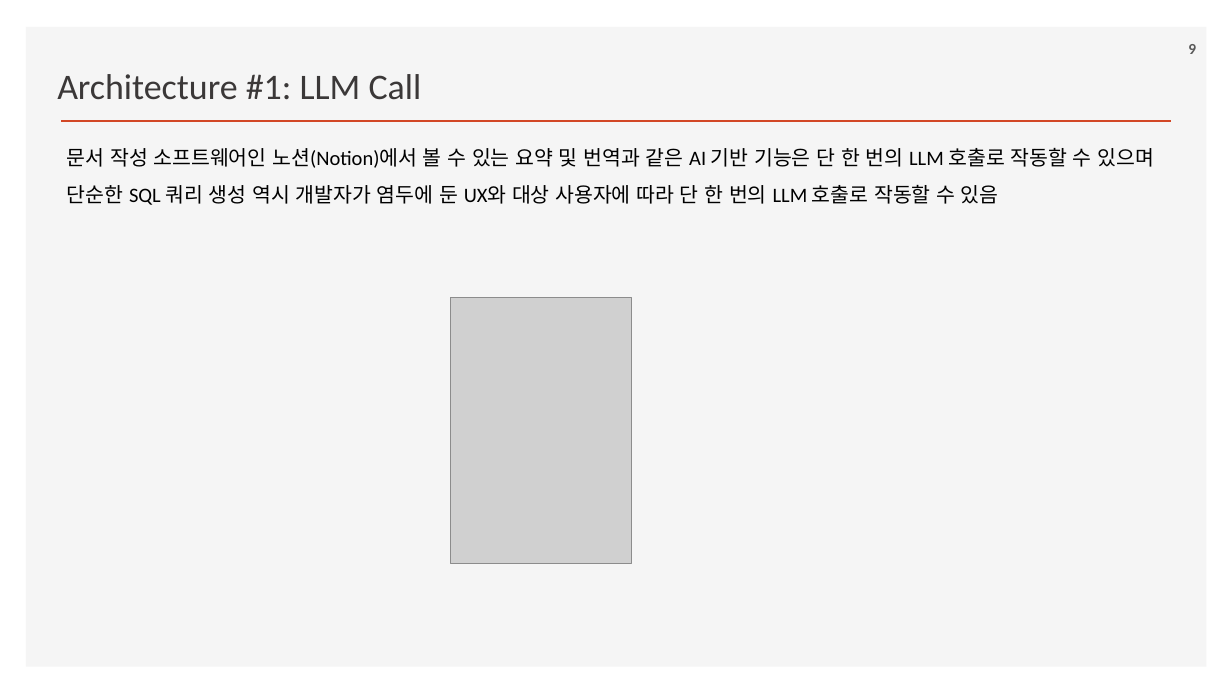
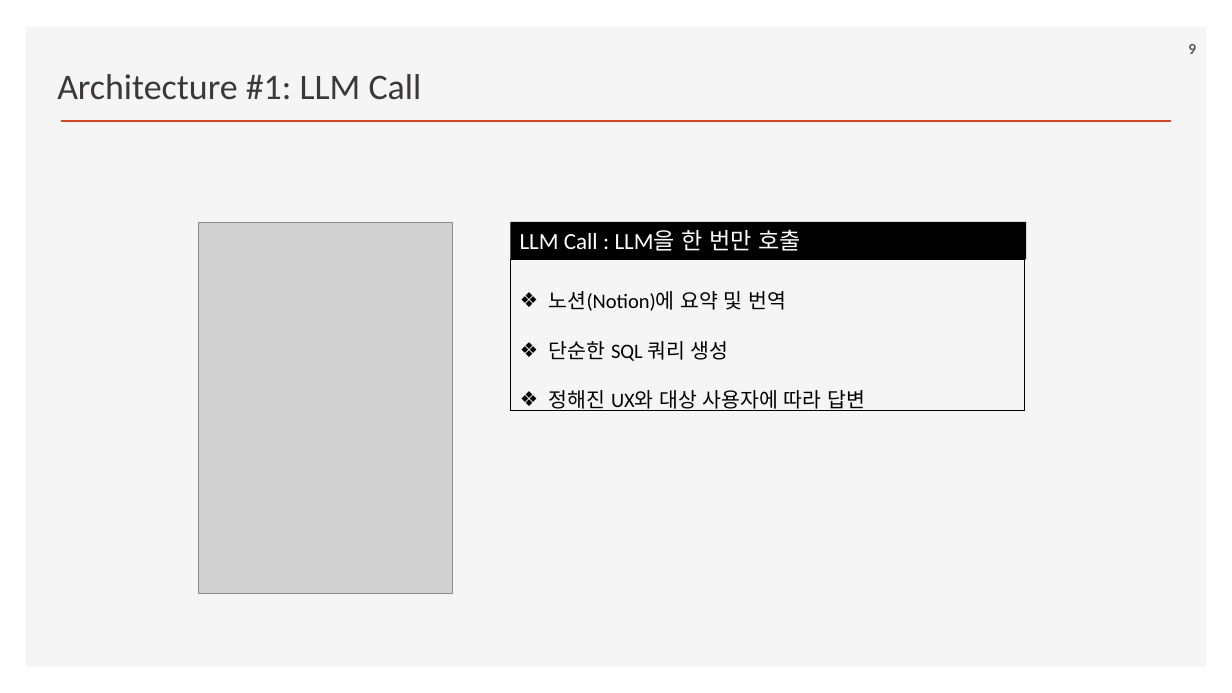
Before and after one commit to ancestor9/2026_Fall_Learning-Langchain-AI-Agent, a slide deck: slide 9 of ppts/CHAPTER 5 Cognitive Architectures with LangGraph.pptx. Drawn at 1232x693 pixels with LibreOffice and Linux fonts; fonts in the diff are those of the drawing; grey boxes stand for pictures; background and template pictures are left out. Boxes give left, top, right and bottom in pixels: in the first picture for what was removed or moved away, otherwise in the second. Text is boxed around its words. In the diff, an @@ line names an element or a change of style, - is before the commit and + after.

```diff
--- a/ppts/CHAPTER 5 Cognitive Architectures with LangGraph.pptx
+++ b/ppts/CHAPTER 5 Cognitive Architectures with LangGraph.pptx
@@ picture: place and size @@
-picture at [450,298,632,564]
+picture at [199,223,453,594]
@@ rectangle added at [510,222,1026,259], fill #000000, 18 pt, text #FFFFFF @@
+LLM Call : LLM을 한 번만 호출
@@ rectangle "노션(Notion)에 요약 및 번역": place and size @@
-rectangle "노션(Notion)에 요약 및 번역" at [67,148,1155,205]
+rectangle "노션(Notion)에 요약 및 번역" at [511,260,1025,411]
@@ rectangle "노션(Notion)에 요약 및 번역" at [511,260,1025,411]: outline none to #000000 0.75 pt @@
@@ text in rectangle at [549,291,865,411]: text changed @@
-문서 작성 소프트웨어인 노션(Notion)에서 볼 수 있는 요약 및 번역과 같은 AI 기반 기능은 단 한 번의 LLM 호출로 작동할 수 있으며 단순한 SQL 쿼리 생성 역시 개발자가 염두에 둔 UX와 대상 사용자에 따라 단 한 번의 LLM 호출로 작동할 수 있음
+❖ 노션(Notion)에 요약 및 번역
+❖ 단순한 SQL 쿼리 생성
+❖ 정해진 UX와 대상 사용자에 따라 답변
```
Also in this commit, not shown: 5 other slides changed, 1 slide added, 1 slide removed.
